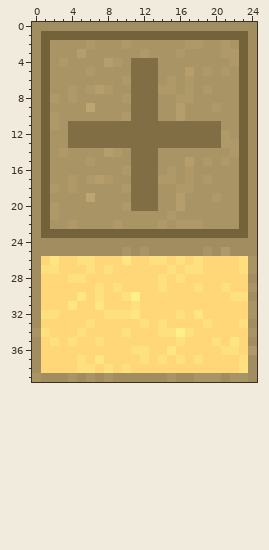
Two states of a pixel-art sprite, src/images/yellow_wall_corner.png. This is how it looked before the edit.
The file is 25x40 pixels. Colours within 5 levels of each other are drawn and written as one.
Now the later version:
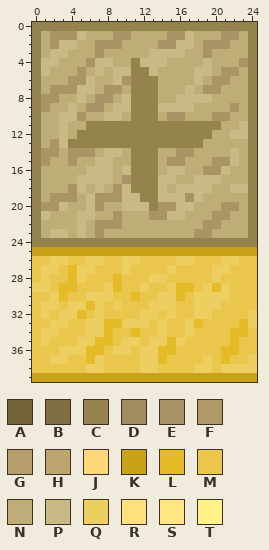
Palette (. is transparent): A #74623a  B #816e45  C #95834d  D #a18d60  E #a99465  F #af9969  G #b59e6c  H #bca571  J #ffd678  K #c9a219  L #e5bb27  M #eac74c  N #bfad77  P #c9b985  Q #edce61  R #ffe07e  S #ffe681  T #fff188
The exact change:
Changed rows in their new state; - is an unchanged pixel.
first column x 0:
 0 CCCCCCCCCCCCCCCCCCCCCCCCC
 1 CNEEEPNNNEENNNNEEPNNNEENC
 2 CN-PPNN---NNNN--PPN--ENNC
 3 CNPPNNN-NNNNNPPPPNN-NNNNC
 4 CPPNNN-PPNNCPPPNNNNPNNNEC
 5 CPNNN-NPNPPCCPNNNNPPNE-NC
 6 CNNN--PNNPECCCNNNNPN--NNC
 7 CN--EPPNE-NCCCNNNPNE-NNNC
 8 CEENNPN--NPCCCNNPPPPNNNNC
 9 CENNPNE-NPPCCCPPPPNNNN-NC
10 CNNPP-NNPPNCCCN-ENNN--NNC
11 CNNPNNCCCCCCCCCCCCCCCNNPC
12 CNNPNCCCCCCCCCCCCCCCNNPPC
13 CN-PCCCCCCCCCCCCCCCNNNNNC
14 CE-N---NPPNCCCNN--NNNNPNC
15 CENN-NNPPNNCCCN--NNN-EPNC
16 CNNNNNPPPNPCCCNPPNN--PNNC
17 CNNNNPPPPN-CCCPPNNPPPNNNC
18 CNNNEPNPN-PCCCPNPPPPNNPPC
19 CN---NP---PPCCPPP-PNNNNNC
20 CEEPNNP-NNPPPC--PPNNN--NC
21 CPNNNPPNN-NNN--PPNNN--NNC
22 CNNNNPN--ENNNNNNNNN--NNNC
23 CNPPNPNENNNNNNNNNNEENNNNC
24 CCCCCCCCCCCCCCCCCCCCCCCCC
25 KKKKKKKKKKKKKKKKKKKKKKKKK
26 MMQQMMQQMMQQMMMMQQMMMQQMM
27 MQQMLQQMMMQMMMMQMMMMQQMMM
28 MQMMLQMMMLMMMQQMMMMMQMMMM
29 QQMLLMMMQLMMQMMQLLMQLQMMM
30 MMQLMMQQQMMLMMQQLMQQQQMMM
31 MQQMQQLQMQMMMQQQMMQQQMMMM
32 MQMQQLMQMMMMQQMQMMQQMMMMQ
33 MMQQMMQQLLQQQMQMMQLMMMMLQ
34 MQQMMMQQLMMLMMQMMQMMMMLLM
35 MQMMMQQLLMQQMQQLQMMMMMLMM
36 MMMQQQLLMQQMQQLLMMMMMLLMM
37 MMQQMMLQMMMMQQLMMMMQMLMMQ
38 MMMMMMQQMMMMQQMMMMQQMQQQQ
39 KKKKKKKKKKKKKKKKKKKKKKKKK
